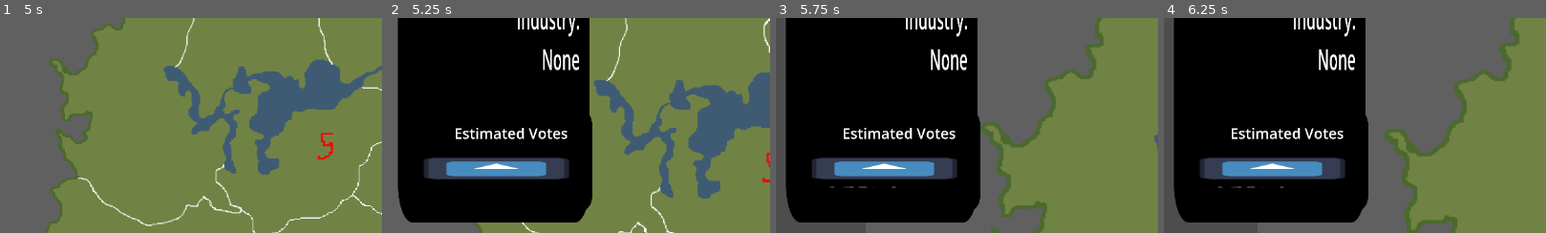
Above: before the commit, frames 1-4 (left to right).
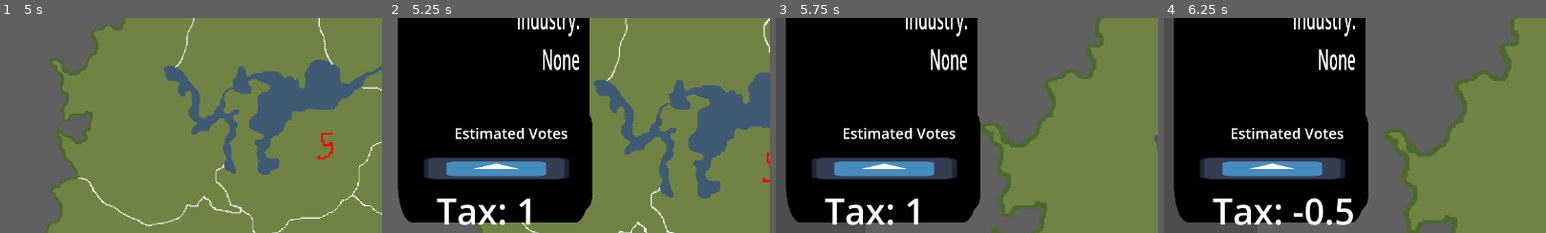
Above: after the commit, the same moments.

Repository: mccoogp/WeatherInc
Game: Godot game, scene res://world.tscn
Same seed, same stepped clock (60 frames per second), same inputs: the game is played once before the commit and once after it. The engine's default icon, where the game draws it, is replaced by a stand-in: a white triangle on a blue panel in a dark square.
Inputs (mouse positions are % of the whole screen's width and height, from its top left):
- Up to frame 1 (5 s): click "Updates" at 0.5 s; tap Space at 1.25, 2.27, 2.3, 2.57, 2.75, 3.05, 3.5, 3.77, 3.8, 4.07, 4.25 s; move the mouse to (72, 45) at 1.27 s; hold Right 1.28-2.03 s; hold Space 1.28-2.03 s; click (72, 45) at 1.42 s; move the mouse to (30, 55) at 2.02 s; hold Down 2.03-2.78 s; tap X at 2.1 s; click (30, 55) at 2.17 s; move the mouse to (60, 28) at 2.77 s; hold Right 2.78-3.53 s; hold Enter 2.78-3.53 s; click (60, 28) at 2.92 s; move the mouse to (45, 70) at 3.52 s; hold Up 3.53-4.28 s; tap Backspace at 3.6 s; click (45, 70) at 3.67 s; move the mouse to (80, 65) at 4.27 s; hold Left from 4.28 s (still down); hold Space from 4.28 s (still down); click (80, 65) at 4.42 s
- Up to frame 2 (5.25 s): keep holding Left; move the mouse to (20, 35) at 5.02 s; release Space at 5.03 s; tap X at 5.1 s; click (20, 35) at 5.17 s
- Up to frame 3 (5.75 s): keep holding Left; tap Space at 5.27, 5.3, 5.57 s
- Up to frame 4 (6.25 s): move the mouse to (55, 50) at 5.77 s; release Left at 5.78 s; hold Down from 5.78 s (still down); hold Enter from 5.78 s (still down); click (55, 50) at 5.92 s; tap Space at 6.05 s
The pictures show only the part of the screen within x 0-50%, y 9-59%; the shares and areas given below are measured in that part.

Frame 1 is identical in both runs. In frame 2, 1.0% of the frame differs, in the area x 12-38%, y 84-97%; in frame 3, 1.1%; in frame 4, 1.6%, in the area x 12-50%, y 78-97%.
Error after the commit: Invalid access to property or key 'extra' on a base object of type 'null instance'. (res://tax_label.gd:7)

Commit message:
tax menu stuff

Diff:
--- a/popularity.gd
+++ b/popularity.gd
@@ -1,7 +1,7 @@
 extends Sprite2D
 
 @export var menu: Node2D
-var extra = 0
+@export var extra = 0
 func _input(event):
 	if event is InputEventMouseButton:
 		if event.button_index == MOUSE_BUTTON_LEFT and event.pressed:
--- /dev/null
+++ b/tax_label.gd
@@ -0,0 +1,7 @@
+extends Label
+
+
+# Called when the node enters the scene tree for the first time.
+func _input(event):
+	if event is InputEventMouseButton:
+		position.y = 1138.002 + 350 * $DistrictMenu/Popularity.extra
--- a/world.gd
+++ b/world.gd
@@ -34,13 +34,13 @@
 	'''
 	removes 5-15% of your popularity in the given inputed district number
 	'''
-	districts[district].popularity *= randf_range(8.5,9.5)/10
+	district.popularity *= randf_range(8.5,9.5)/10
 
 func popularity_up(district):
 	'''
 	gains 5-15% of the population you are not popular amoung in the given inputed district number
 	'''
-	districts[district].popularity += (100-districts[district].popularity)* randf_range(0.5,1.5)/10
+	district.popularity += (100-districts[district].popularity)* randf_range(0.5,1.5)/10
 
 func _input(event):
 
@@ -55,6 +55,8 @@
 					totalpop = 0
 					foodprod = 0
 					for district in 9:
+						if districts[district].newtax > 100:
+							districts[district].newtax = 100
 						if districts[district].tax < districts[district].newtax:
 							for a in range(int((districts[district].newtax-districts[district].tax)/0.5)):
 								popularity_down(districts[district])
@@ -65,10 +67,13 @@
 					for district in 9:
 						totalpop += districts[district].population
 						if "grain" in districts[district].product:
-							foodprod += 3 * districts[district].productivity * districts[district].population
+							var district_foodprod = 3 * districts[district].productivity * districts[district].population
+							foodprod += district_foodprod
+							money += district_foodprod * districts[district].tax
 						if "meat" in districts[district].product or "fish" in districts[district].product:
-							foodprod += 5 * districts[district].productivity * districts[district].population * districts[district].setup
-							money += foodprod * districts[district].tax
+							var district_foodprod = 5 * districts[district].productivity * districts[district].population * districts[district].setup
+							foodprod += district_foodprod
+							money += district_foodprod * districts[district].tax
 							districts[district].setup = 1
 						if "factory" in districts[district].product:
 							factories += 1
@@ -79,6 +84,7 @@
 						if "research" in districts[district].product:
 							districts[district].setup = 1
 					food += foodprod - totalpop
+					print("adding money")
 					phase = 1
 					$CanvasLayer/News.show()
 
@@ -173,10 +179,11 @@
 									$DistrictMenu/Industry/Label2.text = ""
 					if Input.is_key_pressed(KEY_UP):
 						districts[zoom].newtax += 0.5
-						$DistrictMenu/Tax_Label.text = "Tax: " + str(districts[zoom].tax)
-					if Input.is_key_pressed(KEY_UP):
+						$DistrictMenu/Tax_Label.text = "Tax: " + str(districts[zoom].newtax)
+					if Input.is_key_pressed(KEY_DOWN):
 						districts[zoom].newtax -= 0.5
-						$DistrictMenu/Tax_Label.text = "Tax: " + str(districts[zoom].tax)
+						print((districts[zoom]).newtax)
+						$DistrictMenu/Tax_Label.text = "Tax: " + str(districts[zoom].newtax)
 					if curprod > 0:
 						if Input.is_key_pressed(KEY_X):
 							if posprod[curprod] in districts[zoom].product:
@@ -295,3 +302,4 @@
 			$DistrictMenu.visible = true
 			$DistrictMenu.position = $Camera2D.position + Vector2(-409, -184)/$Camera2D.zoom.x
 			$DistrictMenu.scale = Vector2(0.15,0.15)/$Camera2D.zoom.x
+			$DistrictMenu/Tax_Label.text = "Tax: " + str(districts[zoom].newtax)
--- a/world.tscn
+++ b/world.tscn
@@ -13,6 +13,7 @@
 [ext_resource type="Script" path="res://popularity.gd" id="7_b887d"]
 [ext_resource type="Script" path="res://label_2.gd" id="7_vefmc"]
 [ext_resource type="PackedScene" uid="uid://begnb2n0ndp25" path="res://news.tscn" id="12_k216x"]
+[ext_resource type="Script" path="res://tax_label.gd" id="13_6327v"]
 
 [sub_resource type="LabelSettings" id="LabelSettings_j4inj"]
 font_size = 24
@@ -26,6 +27,9 @@
 [sub_resource type="LabelSettings" id="LabelSettings_1rgr7"]
 font_size = 70
 font_color = Color(1, 1, 3.226, 1)
+
+[sub_resource type="LabelSettings" id="LabelSettings_luws0"]
+font_size = 90
 
 [sub_resource type="LabelSettings" id="LabelSettings_7wjru"]
 font_size = 40
@@ -191,15 +195,17 @@
 
 [node name="Tax_Label" type="Label" parent="DistrictMenu"]
 anchors_preset = -1
-anchor_left = -699.83
-anchor_top = 1309.88
-anchor_right = -699.83
-anchor_bottom = 1309.88
-offset_left = 74.83
-offset_top = -171.878
-offset_right = 153.83
-offset_bottom = 67.1219
-scale = Vector2(17, 1)
+anchor_left = -605.0
+anchor_top = 1245.65
+anchor_right = -605.0
+anchor_bottom = 1245.65
+offset_left = -20.0
+offset_top = -107.647
+offset_right = -15.0
+offset_bottom = 131.353
+scale = Vector2(4, 4)
+label_settings = SubResource("LabelSettings_luws0")
+script = ExtResource("13_6327v")
 
 [node name="Camera2D" type="Camera2D" parent="."]
 position = Vector2(420, 297)
Not shown: 1 places in world.tscn that only renumber resources
